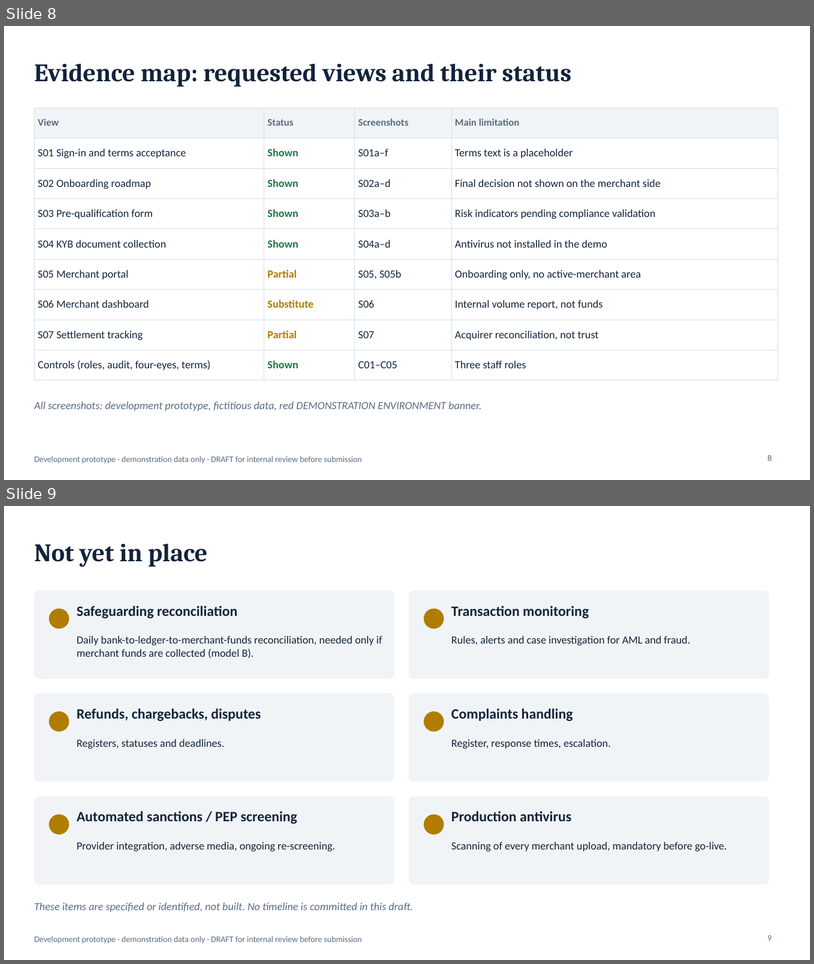
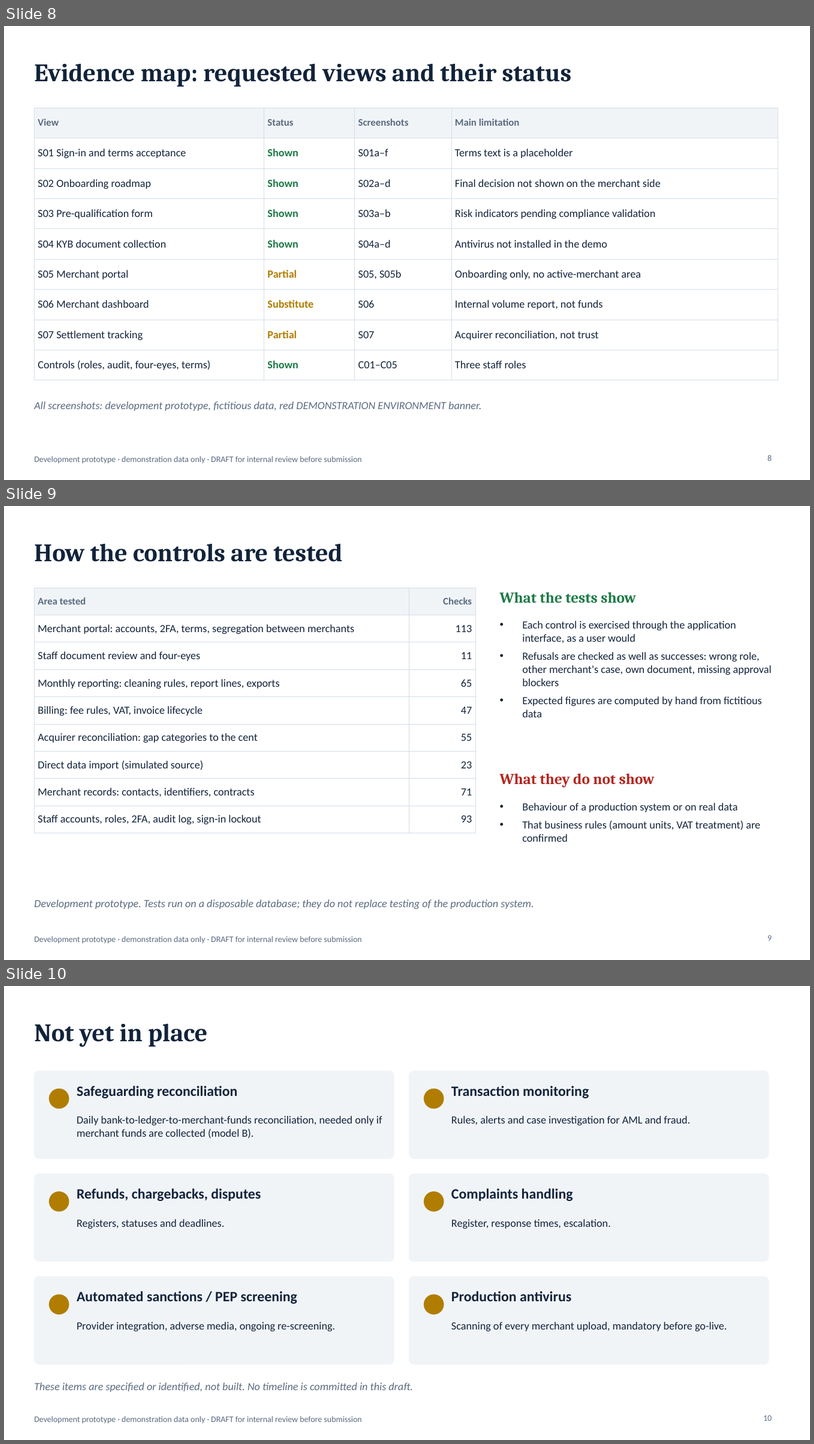
Before and after one commit to fmassonmips/mips-platform, a slide deck: outputs/recap/MIPS-platform-BoM-EN-DRAFT.pptx. Shown one above the other, each under a label of ours: slides 8 and 9 before the commit, slides 8, 9 and 10 after it. The pictures are 814x964 and 814x1444 pixels, drawn with LibreOffice and Linux fonts; fonts in the diff are those of the drawing. Boxes give left, top, right and bottom in pixels: in the first picture for what was removed or moved away, otherwise in the second. Text is boxed around its words. In the diff, an @@ line names an element or a change of style, - is before the commit and + after.

```diff
--- a/outputs/recap/MIPS-platform-BoM-EN-DRAFT.pptx
+++ b/outputs/recap/MIPS-platform-BoM-EN-DRAFT.pptx
@@ slide 9 added at [4, 506, 810, 960], background #FFFFFF; not listed: 1 template element that a slide beside it also shows @@
@@ title added at [34, 543, 342, 562], 30 pt, text #12233A, bold @@
+How the controls are tested
@@ table added at [34, 588, 476, 826], 9 rows, 2 columns @@
+Area tested | Checks
+Merchant portal: accounts, 2FA, terms, segregation between merchants | 113
+Staff document review and four-eyes | 11
+Monthly reporting: cleaning rules, report lines, exports | 65
+Billing: fee rules, VAT, invoice lifecycle | 47
+Acquirer reconciliation: gap categories to the cent | 55
+Direct data import (simulated source) | 23
+Merchant records: contacts, identifiers, contracts | 71
+Staff accounts, roles, 2FA, audit log, sign-in lockout | 93
@@ text added at [500, 592, 636, 603], 18 pt, text #1D7A46, bold @@
+What the tests show
@@ text added at [522, 621, 772, 717], 13 pt, text #12233A @@
+• Each control is exercised through the application interface, as a user would
+• Refusals are checked as well as successes: wrong role, other merchant's case, own document, missing approval blockers
+• Expected figures are computed by hand from fictitious data
@@ text added at [500, 773, 655, 787], 18 pt, text #B3261E, bold @@
+What they do not show
@@ text added at [522, 802, 761, 841], 13 pt, text #12233A @@
+• Behaviour of a production system or on real data
+• That business rules (amount units, VAT treatment) are confirmed
@@ text added at [34, 899, 534, 909], 13 pt, text #5A6B80, italic @@
+Development prototype. Tests run on a disposable database; they do not replace testing of the production system.
@@ page number added at [768, 935, 772, 940], 10 pt, text #5A6B80 @@
+9
@@ what was slide 9 is now slide 10 @@
@@ page number at [764, 1415, 772, 1420]: text changed @@
-9
+10
```
Also in this commit, not shown: 2 slides changed.
